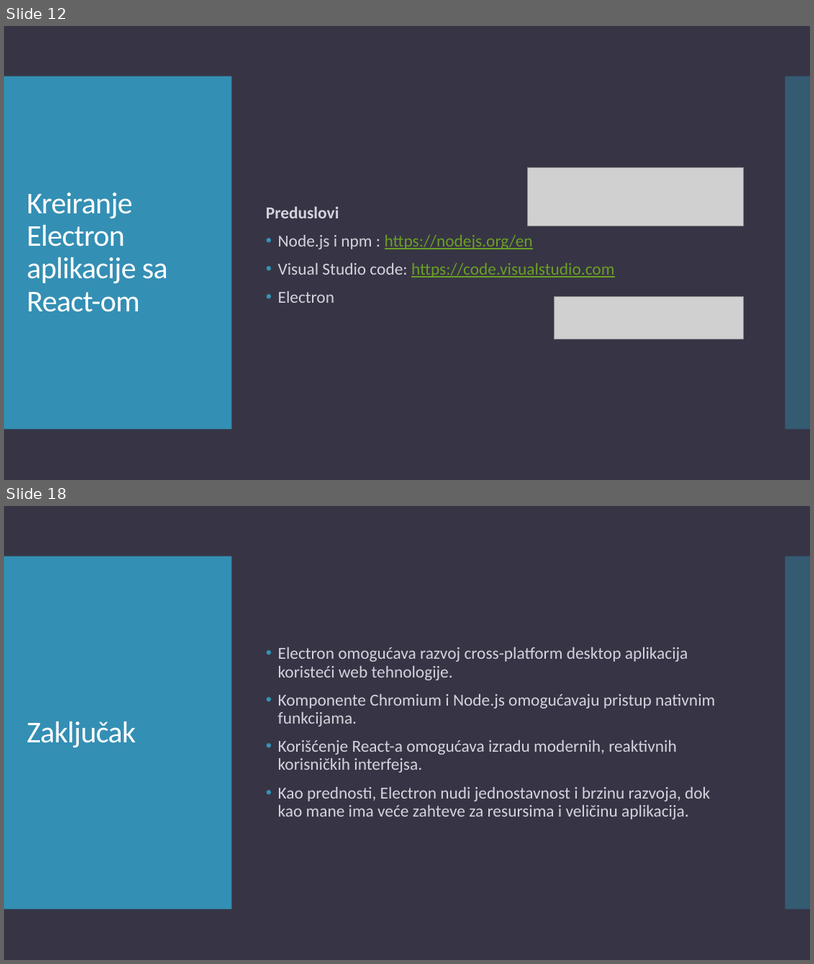
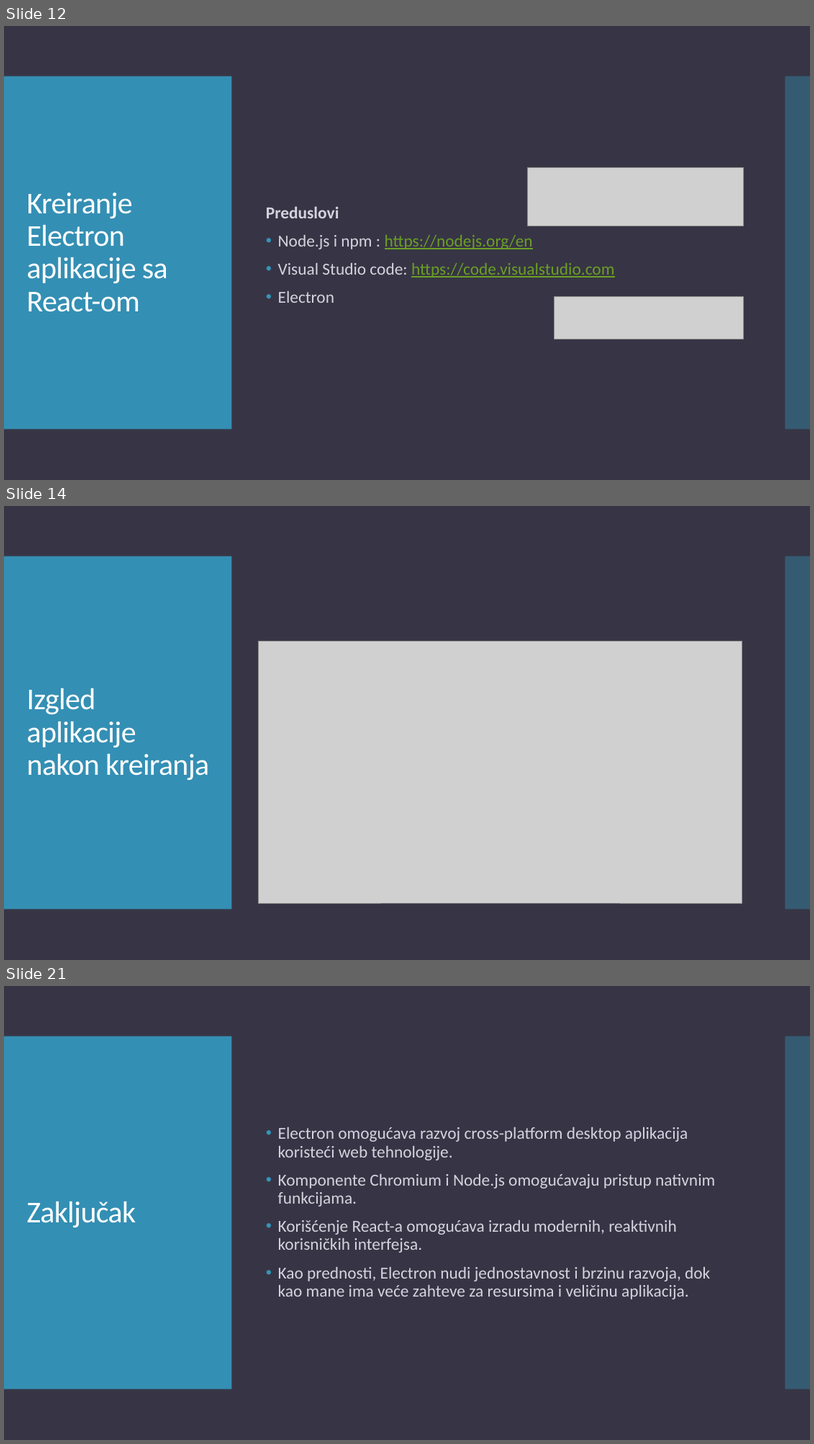
Before and after one commit to teodora18040cvetkovic/electron_react, a slide deck: Electron.pptx. Shown one above the other, each under a label of ours: slides 12 and 18 before the commit, slides 12, 14 and 21 after it; the slides between them are not shown. The pictures are 814x964 and 814x1444 pixels, drawn with LibreOffice and Linux fonts; fonts in the diff are those of the drawing; grey boxes stand for pictures. Boxes give left, top, right and bottom in pixels: in the first picture for what was removed or moved away, otherwise in the second. Text is boxed around its words. In the diff, an @@ line names an element or a change of style, - is before the commit and + after.

```diff
--- a/Electron.pptx
+++ b/Electron.pptx
@@ slide 14 added at box(4, 506, 810, 960), background #373545; not listed: 2 template elements that a slide beside it also shows @@
@@ picture added at box(259, 641, 743, 903) @@
@@ title added at box(27, 688, 209, 780), 36 pt, text #FFFFFF @@
+Izgled aplikacije nakon kreiranja
@@ what was slide 18 is now slide 21 @@
```
Also in this commit, not shown: 5 slides changed, 2 other slides added, 1 other file.
